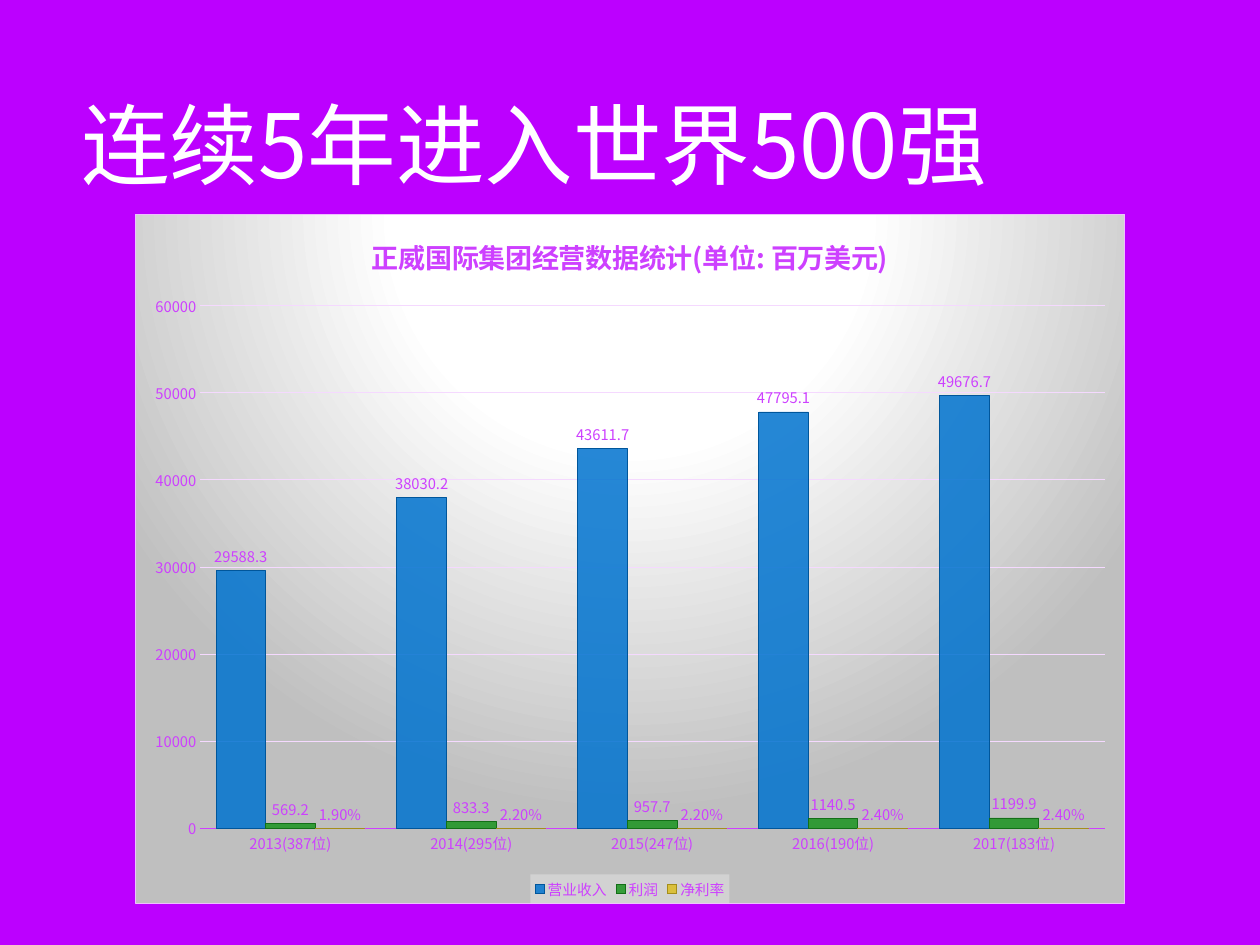
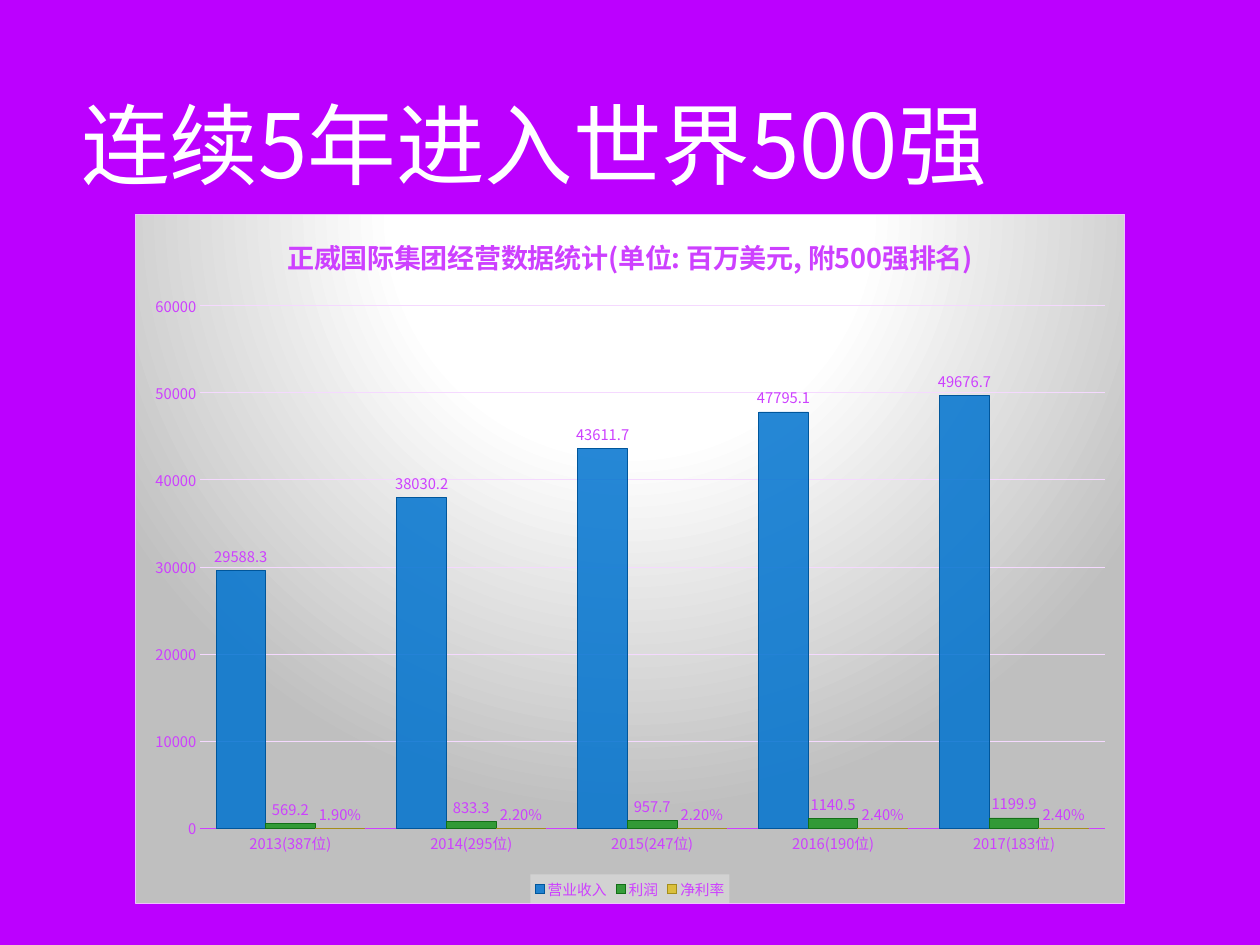
Before and after one commit to minibear0523/AmerGroup, a slide deck: slide 17 of 正威国际集团V1.0.pptx (slide 15 before the commit). Drawn at 1260x945 pixels with LibreOffice and Linux fonts; fonts in the diff are those of the drawing; background and template pictures are left out. Boxes give left, top, right and bottom in pixels: in the first picture for what was removed or moved away, otherwise in the second. Text is boxed around its words. In the diff, an @@ line names an element or a change of style, - is before the commit and + after.

```diff
--- a/正威国际集团V1.0.pptx
+++ b/正威国际集团V1.0.pptx
@@ column chart at bbox=[136, 214, 1125, 904] @@
@@ title "正威国际集团经营数据统计(单位: 百万美元) " to "正威国际集团经营数据统计(单位: 百万美元, 附500强排名) " @@
@@ value axis changed @@
```
Also in this commit, not shown: 8 other slides changed, 9 slides added, 2 other files.
